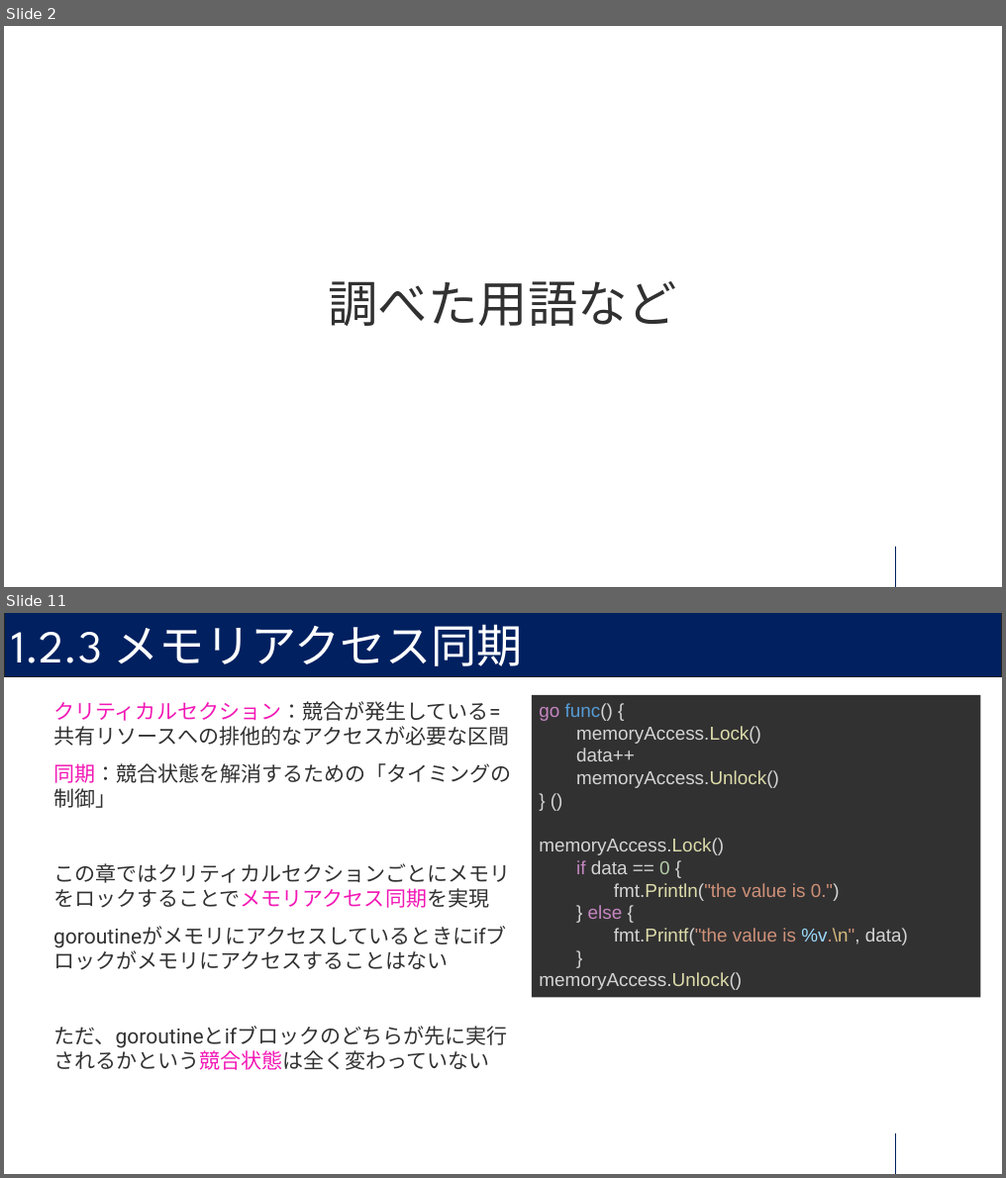
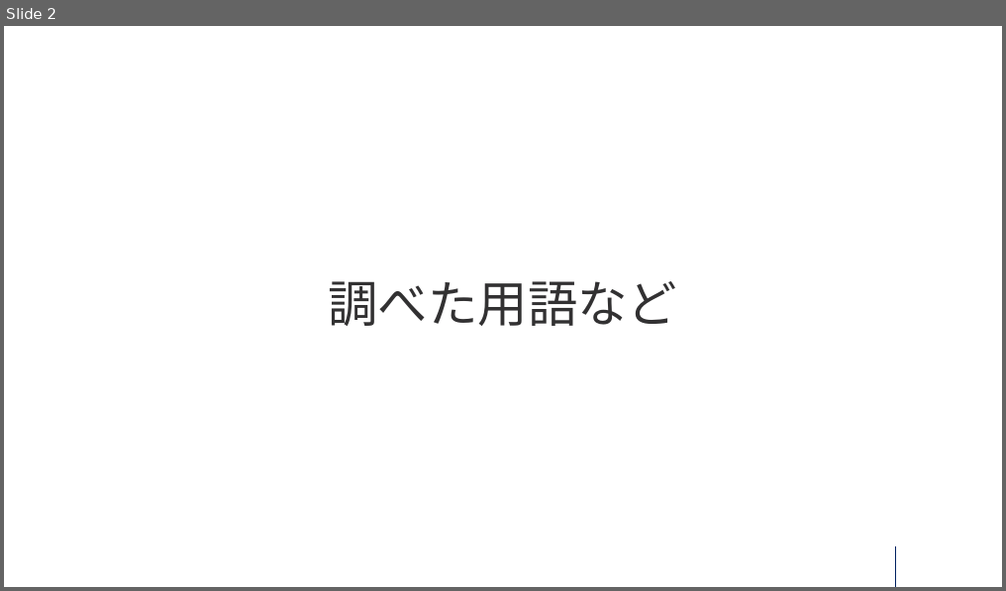
Before and after one commit to cc-pine/concurrency-in-go, a slide deck: sec3/Go_go_3.pptx. Shown one above the other, each under a label of ours: slides 2 and 11 before the commit, slide 2 after it; the slides between them are not shown. The pictures are 1006x1178 and 1006x591 pixels, drawn with LibreOffice and Linux fonts; fonts in the diff are those of the drawing. Boxes give left, top, right and bottom in pixels: in the first picture for what was removed or moved away, otherwise in the second. Text is boxed around its words. In the diff, an @@ line names an element or a change of style, - is before the commit and + after.

```diff
--- a/sec3/Go_go_3.pptx
+++ b/sec3/Go_go_3.pptx
@@ slide 11 removed at [4, 613, 1002, 1174], background #FFFFFF; not listed: 1 template element that a slide beside it also shows @@
@@ rectangle removed at [4, 613, 1002, 676] @@
@@ title removed at [12, 624, 523, 677] @@
-1.2.3 メモリアクセス同期
@@ text removed at [54, 701, 512, 1049] @@
-クリティカルセクション：競合が発生している=共有リソースへの排他的なアクセスが必要な区間
-同期：競合状態を解消するための「タイミングの制御」
-この章ではクリティカルセクションごとにメモリをロックすることでメモリアクセス同期を実現
-goroutineがメモリにアクセスしているときにifブロックがメモリにアクセスすることはない
-ただ、goroutineとifブロックのどちらが先に実行されるかという競合状態は全く変わっていない
@@ rectangle removed at [532, 695, 981, 998] @@
-go func() {
-  memoryAccess.Lock()
-  data++
-  memoryAccess.Unlock()
-} ()
-memoryAccess.Lock()
-  if data == 0 {
-  fmt.Println("the value is 0.")
-  } else {
-  fmt.Printf("the value is %v.\n", data)
-  }
-memoryAccess.Unlock()
```
Also in this commit, not shown: 2 slides changed, 1 slide added, 13 other slides removed, 7 other files.
